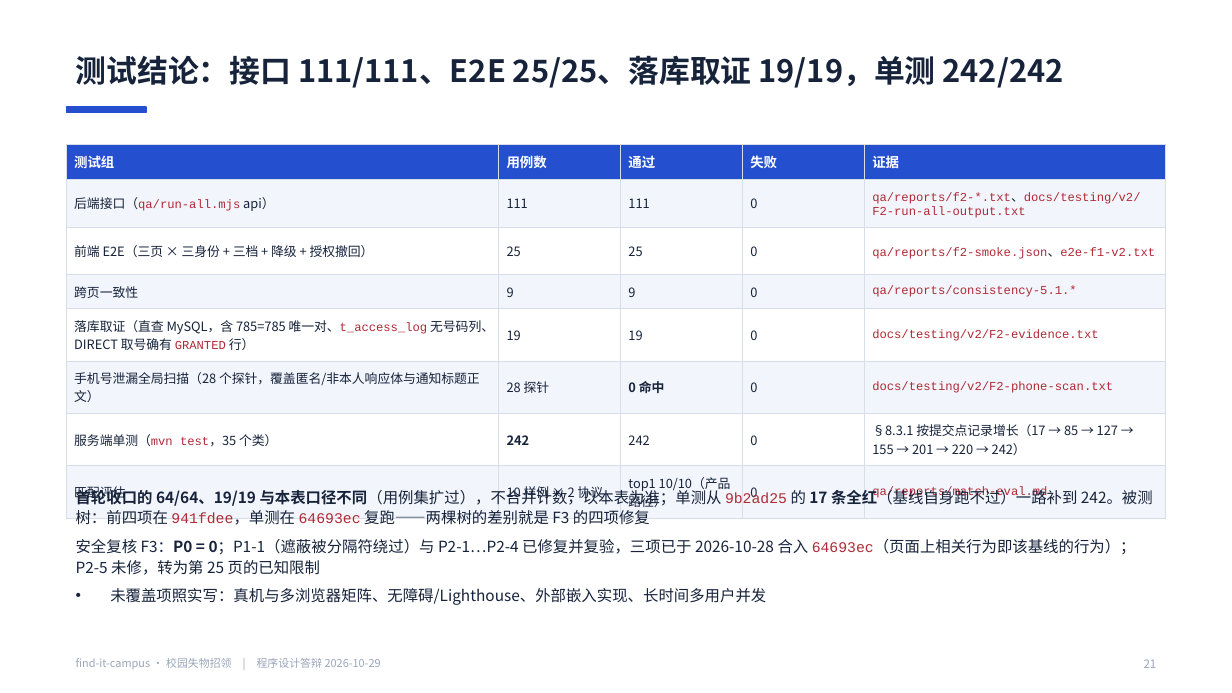
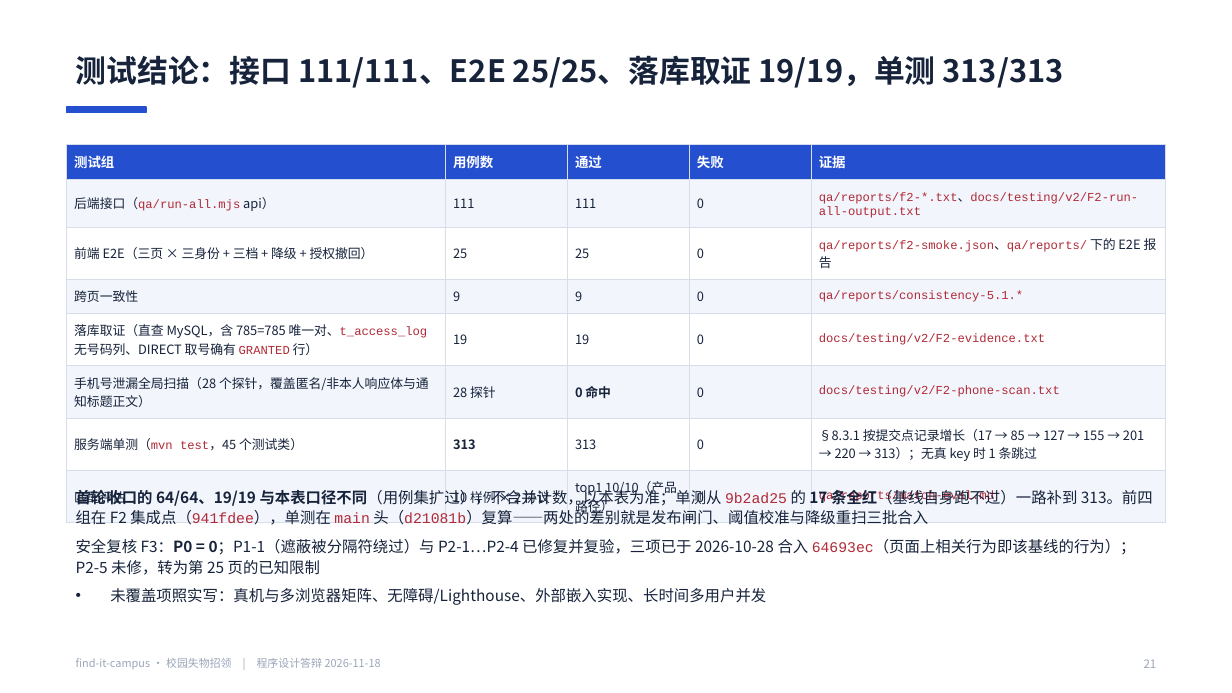
Before and after one commit to BLingKiy/find-it-campus, a slide deck: slide 21 of docs/delivery/答辩PPT.pptx. Drawn at 1232x693 pixels with LibreOffice and Linux fonts; fonts in the diff are those of the drawing. Boxes give left, top, right and bottom in pixels: in the first picture for what was removed or moved away, otherwise in the second. Text is boxed around its words. In the diff, an @@ line names an element or a change of style, - is before the commit and + after.

Commit message:
docs(delivery): 去版本化 + 按 d21081b 校准计数 + 契约补发布闸门 + 配图重画（ZHYYKFX-94）
正文 / PPT / 讲稿 / 录屏脚本 / 导出件统一为同一款产品的口径，历史沿革只留 §10.5。

数字（基线 d21081b，命令 node docs/design/tools/verify-counts.mjs）：
- 表 8 / 列 117 / 外键 10 / CHECK 29（t_review_audit 与双通道列补齐）
- 路径 21 = 18 业务 + 3 运维（新增 confirm-publish 与 ops/reviews/pending）
- 测试执行 313 = 307 @Test + 1 参数化 6 例

契约：补 POST /api/records/{id}/confirm-publish、GET /api/ops/reviews/pending、
RecordDetail 增 reviewState / ownerConfirmAvailable / reviewReason，矩阵 18x3=54 格。

配图：ER 拆两张（用户/记录/分类、配对/通知/审计），配对时序拆发布段与认领段，
架构图去掉九接口/三张表/无登录，时序阈值改 0.95/0.80 与 0.90/0.40，新增 export.mjs
一次生成 SVG 与 >=3000px PNG；docx 优先嵌 SVG + PNG 兜底。

导出：program-design.docx 1,808,376 字节 / 1173 块 / 18 个媒体（9 svg + 9 png）；
答辩PPT.pptx 26 页。只动 docs/，未改业务代码。

```diff
--- a/docs/delivery/答辩PPT.pptx
+++ b/docs/delivery/答辩PPT.pptx
@@ text at [76, 55, 1064, 88]: text changed @@
-测试结论：接口 111/111、E2E 25/25、落库取证 19/19，单测 242/242
+测试结论：接口 111/111、E2E 25/25、落库取证 19/19，单测 313/313
@@ table at [67, 144, 1165, 511] @@
-row 3, column 5: qa/reports/f2-smoke.json、e2e-f1-v2.txt
+row 3, column 5: qa/reports/f2-smoke.json、qa/reports/ 下的 E2E 报告
-row 7: 服务端单测（mvn test，35 个类） | 242 | 242 | 0 | §8.3.1 按提交点记录增长（17 → 85 → 127 → 155 → 201 → 220 → 242）
+row 7: 服务端单测（mvn test，45 个测试类） | 313 | 313 | 0 | §8.3.1 按提交点记录增长（17 → 85 → 127 → 155 → 201 → 220 → 313）；无真 key 时 1 条跳过
@@ text at [76, 487, 1153, 525]: text changed @@
-• 首轮收口的 64/64、19/19 与本表口径不同（用例集扩过），不合并计数，以本表为准；单测从 9b2ad25 的 17 条全红（基线自身跑不过）一路补到 242。被测树：前四项在 941fdee，单测在 64693ec 复跑——两棵树的差别就是 F3 的四项修复
+• 首轮收口的 64/64、19/19 与本表口径不同（用例集扩过），不合并计数，以本表为准；单测从 9b2ad25 的 17 条全红（基线自身跑不过）一路补到 313。前四组在 F2 集成点（941fdee），单测在 main 头（d21081b）复算——两处的差别就是发布闸门、阈值校准与降级重扫三批合入
@@ text at [76, 658, 381, 669]: text changed @@
-find-it-campus · 校园失物招领 | 程序设计答辩 2026-10-29
+find-it-campus · 校园失物招领 | 程序设计答辩 2026-11-18
```
Also in this commit, not shown: 24 other slides changed, 44 other files.
